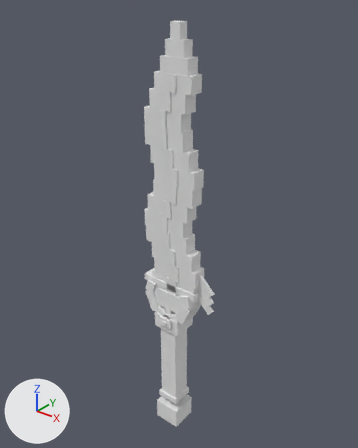
Renders of the OBJ model src/main/resources/assets/ashbound/models/mesh/wingblade.obj from each side of a commit.
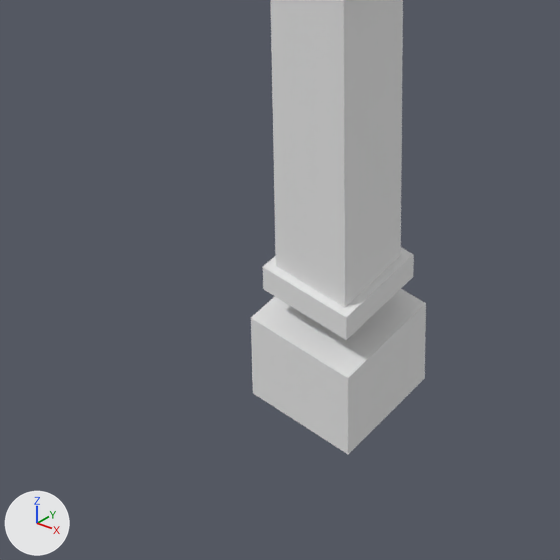
Each version is shown whole from a camera (50 mm lens) standing at (2.542, -2.988, 2.954) and looking at (0.49, -0.423, 1.364), then close up on the part from 30% to 61% of the width and 75% to 100% of the height. Lighting does not change. The marker at lower left points along +X, +Y and +Z. The first two pictures are the older version. Where no turn or scale is listed for an object, it has been applied to the vertices.

Objects in the first close-up: 'wingblade'.
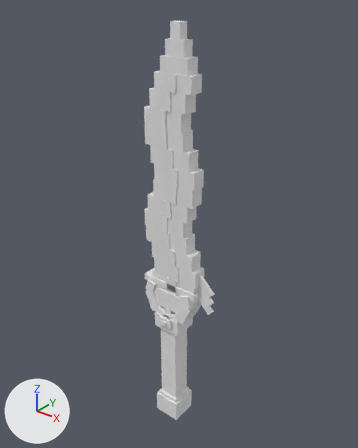
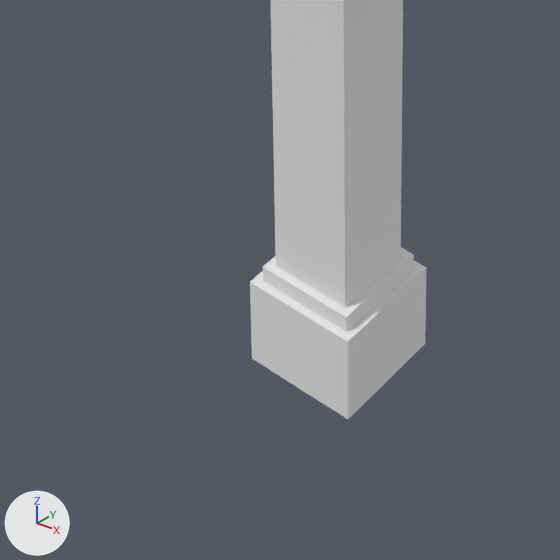
Pixel boxes (x1, y1, x2, y2) of what changed, in the close-ups (560 x 560 px; the box of a moved part takes in the faces that stretch with it):
'wingblade', reshaped
    before: (251, 0, 426, 454)
    after: (250, 0, 426, 419)
part 1 of me_wingblade, moved or reshaped
    before: (251, 289, 426, 454)
    after: (250, 261, 426, 419)

What the commit changed:
me_wingblade is used by ob_wingblade; location (0.0, 0.0, 0.0).
me_wingblade had 400 vertices, 600 faces and spanned x 0.26..0.87, y -0.62..-0.38, z -0.46..2.75.
me_wingblade now has 400 vertices, 600 faces and spans x 0.26..0.87, y -0.62..-0.38, z -0.38..2.75.
me_wingblade part 1: the loose piece of 8 vertices spanning x 0.39..0.61, y -0.61..-0.39, z -0.46..-0.28 is moved by (0.0, 0.0, 0.08).
